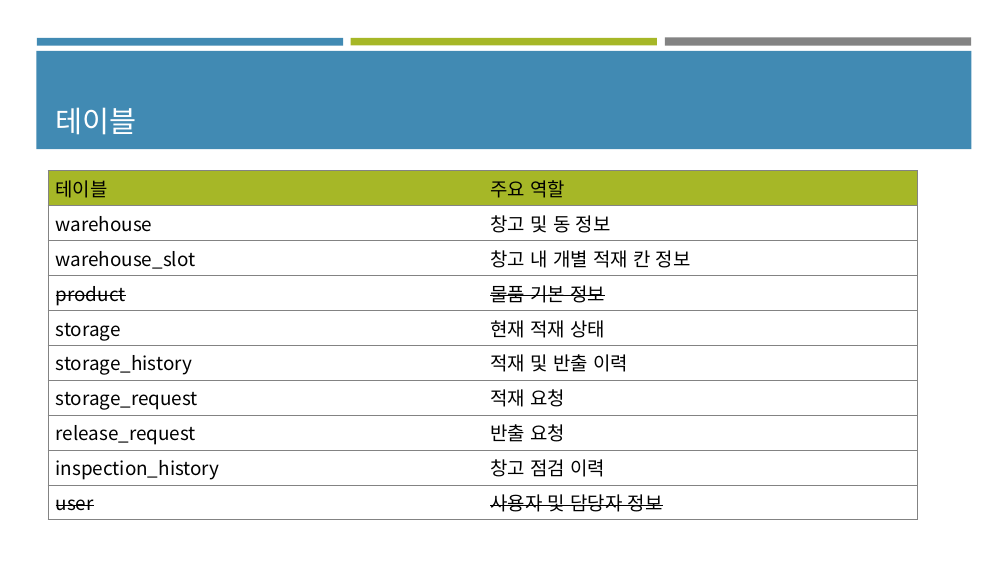
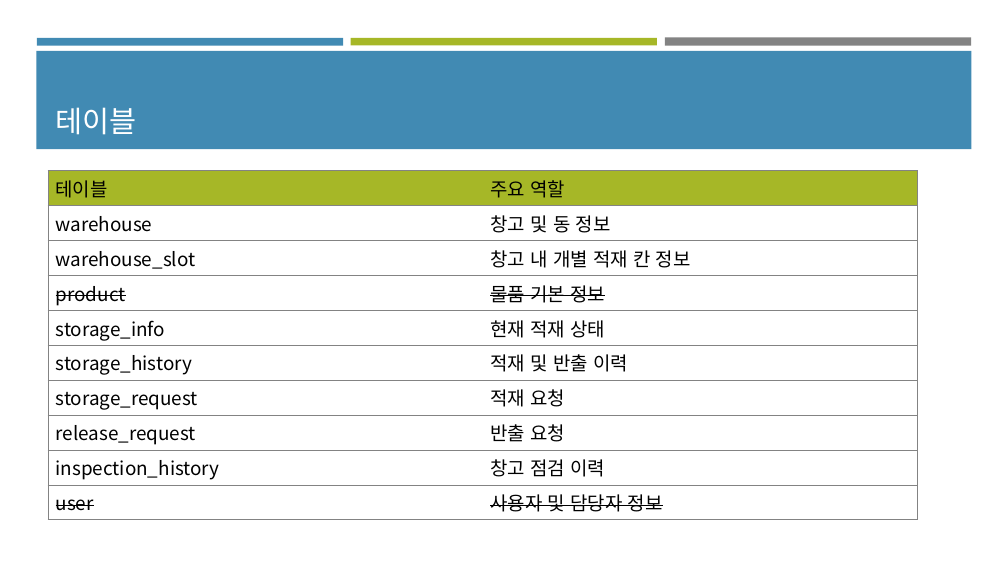
Before and after one commit to mkim0203/yolo_mini_project, a slide deck: slide 11 of 창고관리.pptx. Drawn at 1008x567 pixels with LibreOffice and Linux fonts; fonts in the diff are those of the drawing. Boxes give left, top, right and bottom in pixels: in the first picture for what was removed or moved away, otherwise in the second. Text is boxed around its words. In the diff, an @@ line names an element or a change of style, - is before the commit and + after.

```diff
--- a/창고관리.pptx
+++ b/창고관리.pptx
@@ table at box(48, 171, 918, 516) @@
-row 5, column 1: storage
+row 5, column 1: storage_info
```
Also in this commit, not shown: 5 other slides changed, 14 other files.
